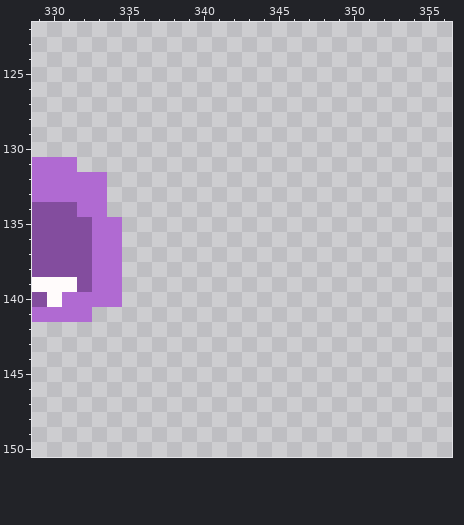
File history of a pixel-art file, assets/image/atlas.aseprite. The first picture shows the starting point.
512x512 pixels, 1 frame. Pixels under 10% opacity are left out. Colours within 5 levels of each other are drawn and written as one. Shown: x 329..356, y 122..150.
The result:
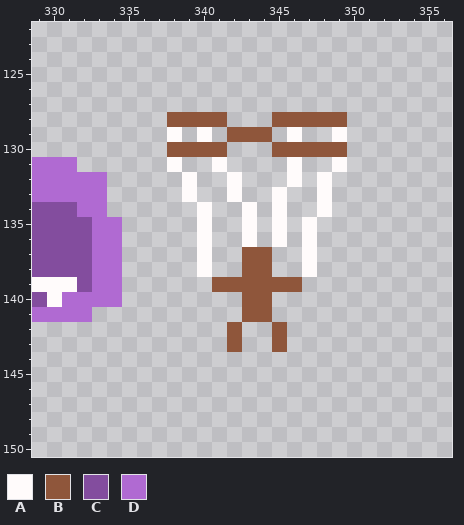
Palette (. is transparent): A #fffbfb  B #8f563b  C #834d9e  D #b06ad2
Diff:
--- layer "Flattened"
@@ x 336..351 @@
 127 ................
-128 ................
-129 ................
-130 ................
-131 ................
-132 ................
-133 ................
-134 ................
-135 ................
-136 ................
-137 ................
-138 ................
-139 ................
-140 ................
-141 ................
-142 ................
-143 ................
+128 ..BBBB...BBBBB..
+129 ..A.A.BBB.A..A..
+130 ..BBBB...BBBBB..
+131 ..A..A....A..A..
+132 ...A..A...A.A...
+133 ...A..A..A..A...
+134 ....A..A.A..A...
+135 ....A..A.A.A....
+136 ....A..A.A.A....
+137 ....A..BB..A....
+138 ....A..BB..A....
+139 .....BBBBBB.....
+140 .......BB.......
+141 .......BB.......
+142 ......B..B......
+143 ......B..B......
 144 ................
